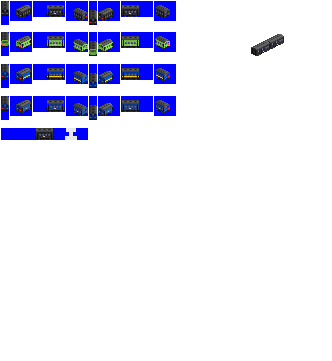
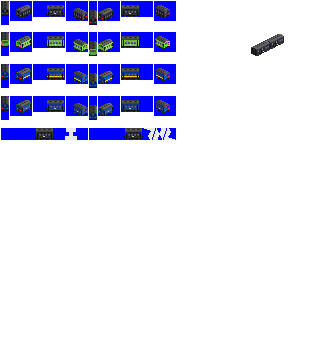
Two versions of the same layered image (332 × 361). Layer-by-layer changes:
painted on "Pasted Layer #1" over [124, 128, 143, 140]
painted on "ed79.png" over [89, 128, 176, 140]
